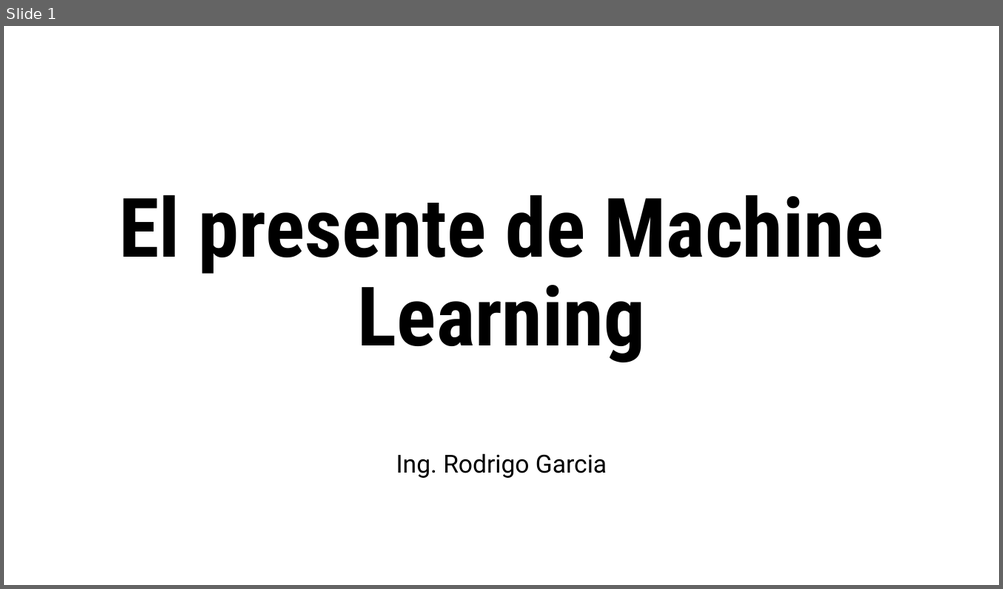
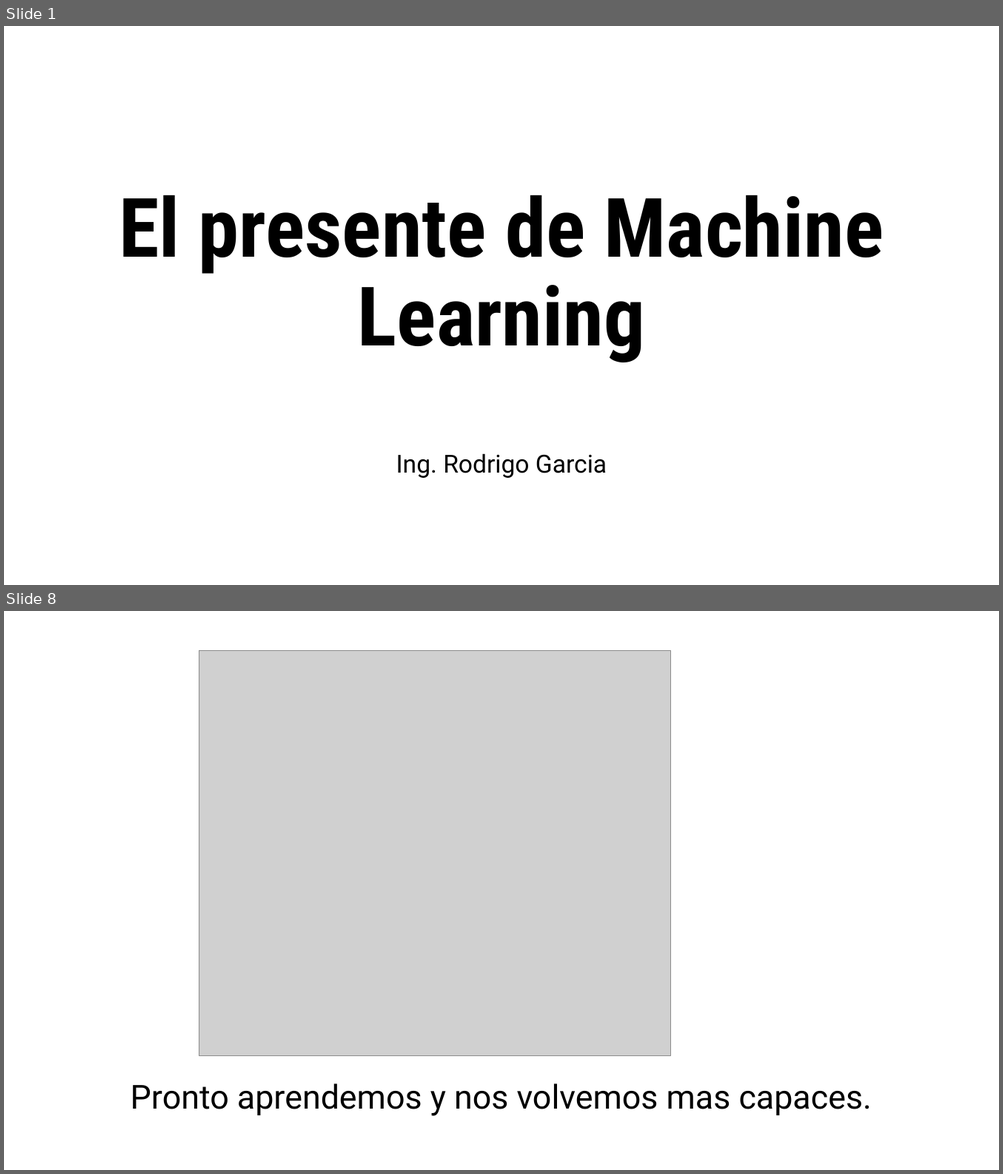
Before and after one commit to raxielh/Conferencias, a slide deck: El presente de Machine Learning.pptx. Shown one above the other, each under a label of ours: slide 1 before the commit, slides 1 and 8 after it; the slides between them are not shown. The pictures are 1003x589 and 1003x1174 pixels, drawn with LibreOffice and Linux fonts; fonts in the diff are those of the drawing; grey boxes stand for pictures. Boxes give left, top, right and bottom in pixels: in the first picture for what was removed or moved away, otherwise in the second. Text is boxed around its words. In the diff, an @@ line names an element or a change of style, - is before the commit and + after.

```diff
--- a/El presente de Machine Learning.pptx
+++ b/El presente de Machine Learning.pptx
@@ slide 8 added at bbox=[4, 611, 999, 1170], background #FFFFFF @@
@@ picture added at bbox=[199, 650, 670, 1056] @@
@@ text added at bbox=[131, 1084, 871, 1116], 32 pt, text #000000 @@
+Pronto aprendemos y nos volvemos mas capaces.
```
Also in this commit, not shown: 1 slide changed, 10 other slides added, 1 slide removed, 1 other file.
